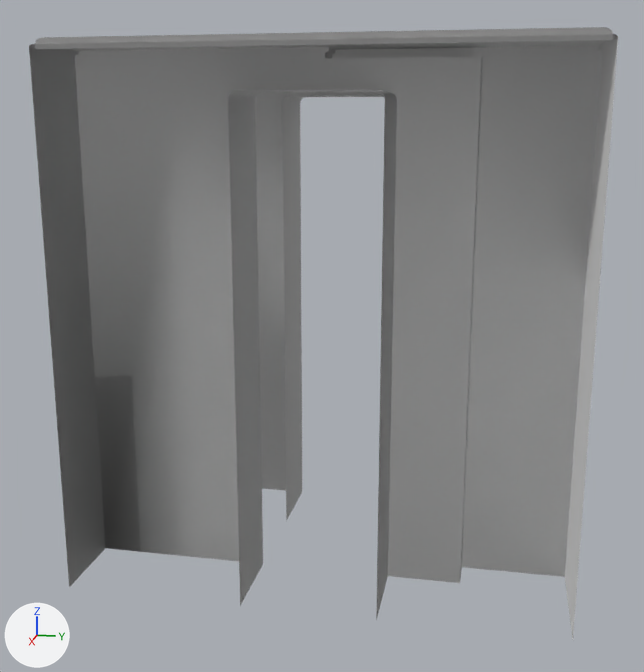
The glTF model assets/scene/merged-meshes/1_0_-1_MI_BackgroundBuildings.gltf: old version first, new version second.
Before and after are seen from a camera (50 mm lens) standing at (71.6, 13.1, 2.5) and looking at (8.4, 0.5, -13.3). Lighting does not change. The marker at lower left points along +X, +Y and +Z. Vertices at the same position are counted once.
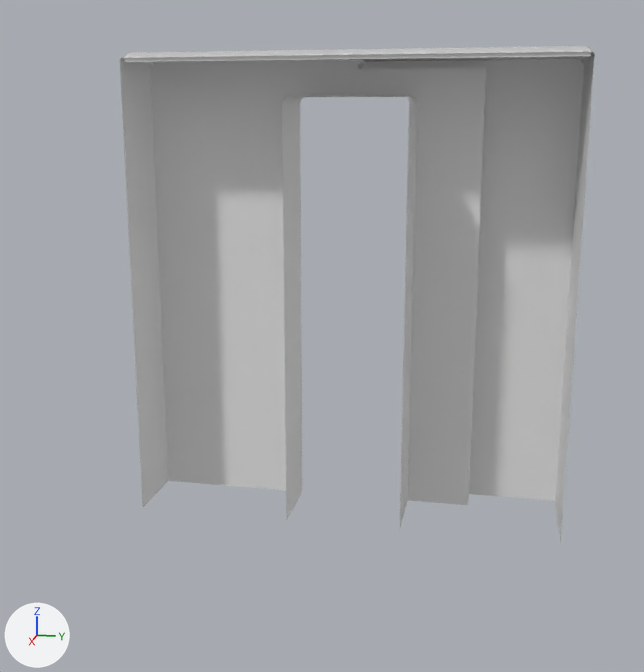
The newer file is also turned or shifted as a whole; pictures and numbers use the older file's frame.

The change in detail:
me_1_0__1_mi_backgroundbuildings is used by ob_mesh; location (0.0, 0.0, 0.0).
me_1_0__1_mi_backgroundbuildings had 256 vertices, 398 faces and spanned x -3.2..18.7, y -15.8..18.8, z -30.0..7.2.
me_1_0__1_mi_backgroundbuildings now has 128 vertices, 199 faces and spans x -3.2..5.2, y -15.8..18.8, z -30.0..7.2.
me_1_0__1_mi_backgroundbuildings part 1: the loose piece of 83 vertices spanning x 10.3..18.7, y -15.8..18.8, z -30.0..6.8 is deleted.
me_1_0__1_mi_backgroundbuildings part 2: the loose piece of 45 vertices spanning x 10.4..18.6, y -15.5..18.6, z 6.5..7.2 is deleted.
me_1_0__1_mi_backgroundbuildings part 3: the surface is now shaded flat.

Changed parts and their boxes [x1, y1, x2, y2] in the pictures (644 x 672 px):
'Mesh', reshaped (19% narrower, 19% shorter)
    before: [29, 27, 618, 639]
    after: [120, 46, 595, 544]
part 1 of me_1_0__1_mi_backgroundbuildings, deleted
    before: [29, 34, 618, 639]
part 2 of me_1_0__1_mi_backgroundbuildings, deleted
    before: [35, 27, 613, 55]
